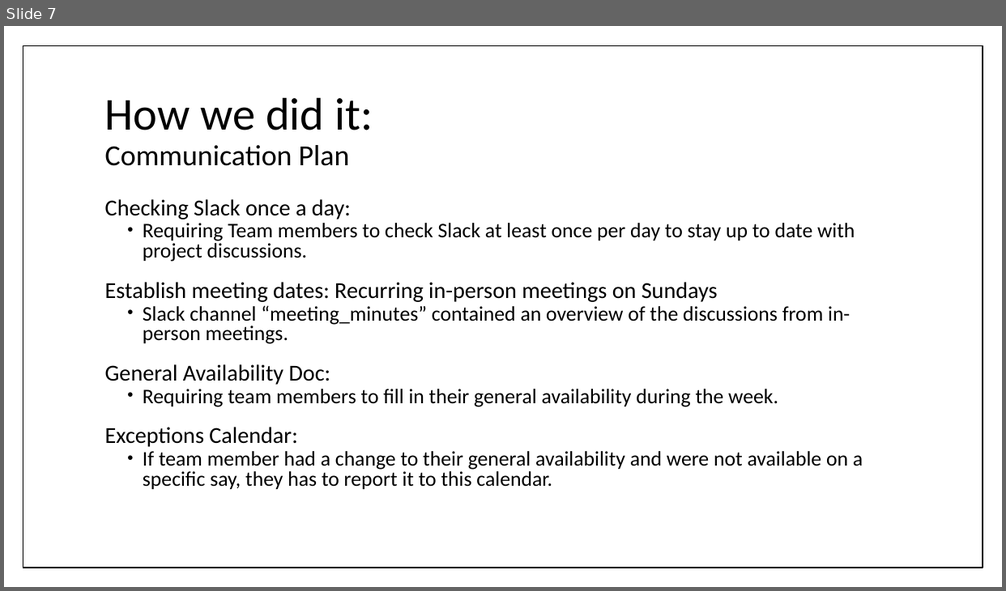
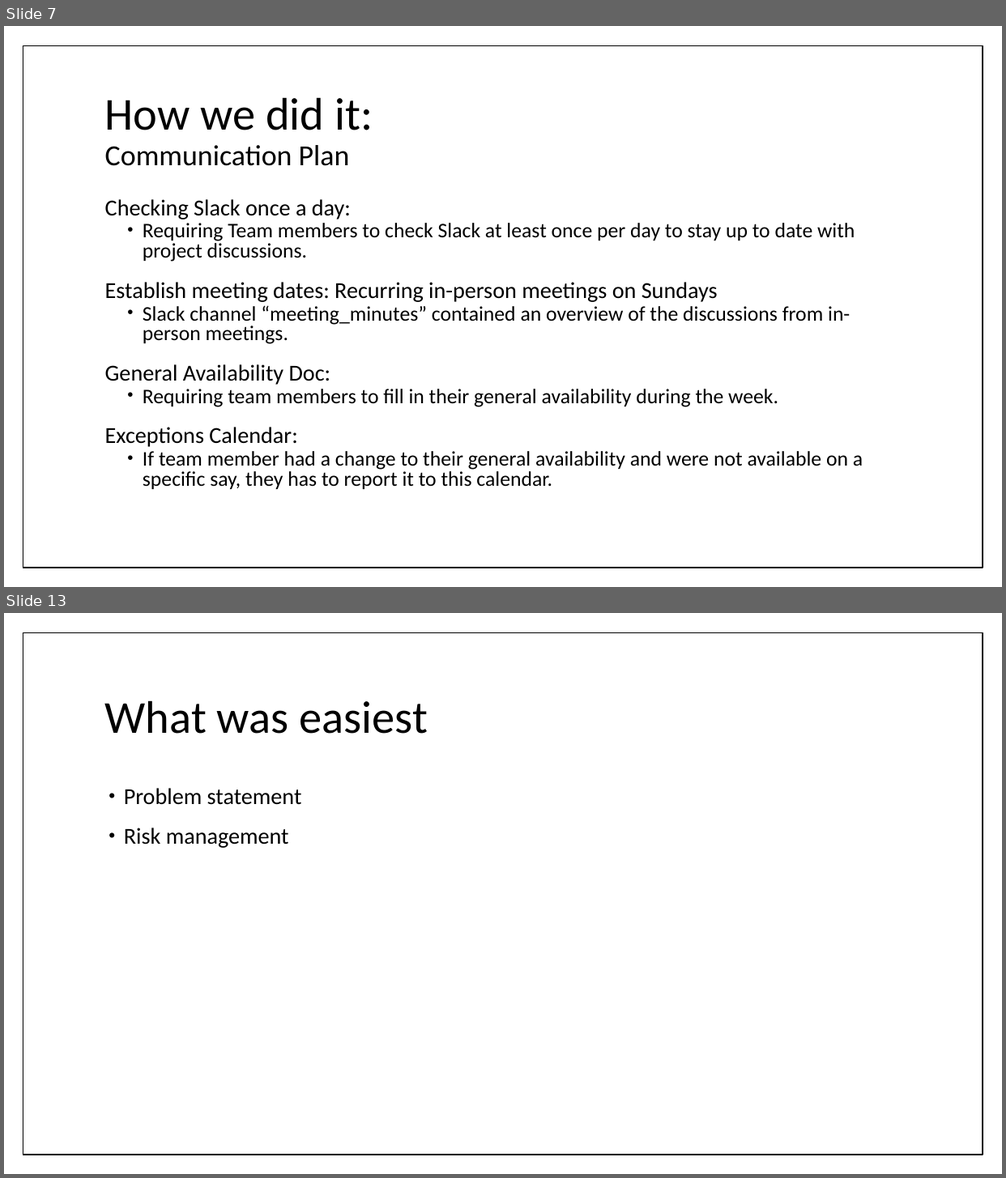
Before and after one commit to umdfeynman/umdfeynman, a slide deck: Work_In_Progress/CS/SPMP_Presentation.pptx. Shown one above the other, each under a label of ours: slide 7 before the commit, slides 7 and 13 after it; the slides between them are not shown. The pictures are 1006x591 and 1006x1178 pixels, drawn with LibreOffice and Linux fonts; fonts in the diff are those of the drawing. Boxes give left, top, right and bottom in pixels: in the first picture for what was removed or moved away, otherwise in the second. Text is boxed around its words. In the diff, an @@ line names an element or a change of style, - is before the commit and + after.

```diff
--- a/Work_In_Progress/CS/SPMP_Presentation.pptx
+++ b/Work_In_Progress/CS/SPMP_Presentation.pptx
@@ slide 13 added at (4, 613, 1002, 1174), background #FFFFFF; not listed: 1 template element that a slide beside it also shows @@
@@ title added at (105, 700, 427, 734), 44 pt, text #000000 @@
+What was easiest
@@ text added at (124, 788, 302, 848), 22 pt, text #000000 @@
+• Problem statement
+• Risk management
```
Also in this commit, not shown: 9 slides changed, 3 other slides added, 1 slide removed.
